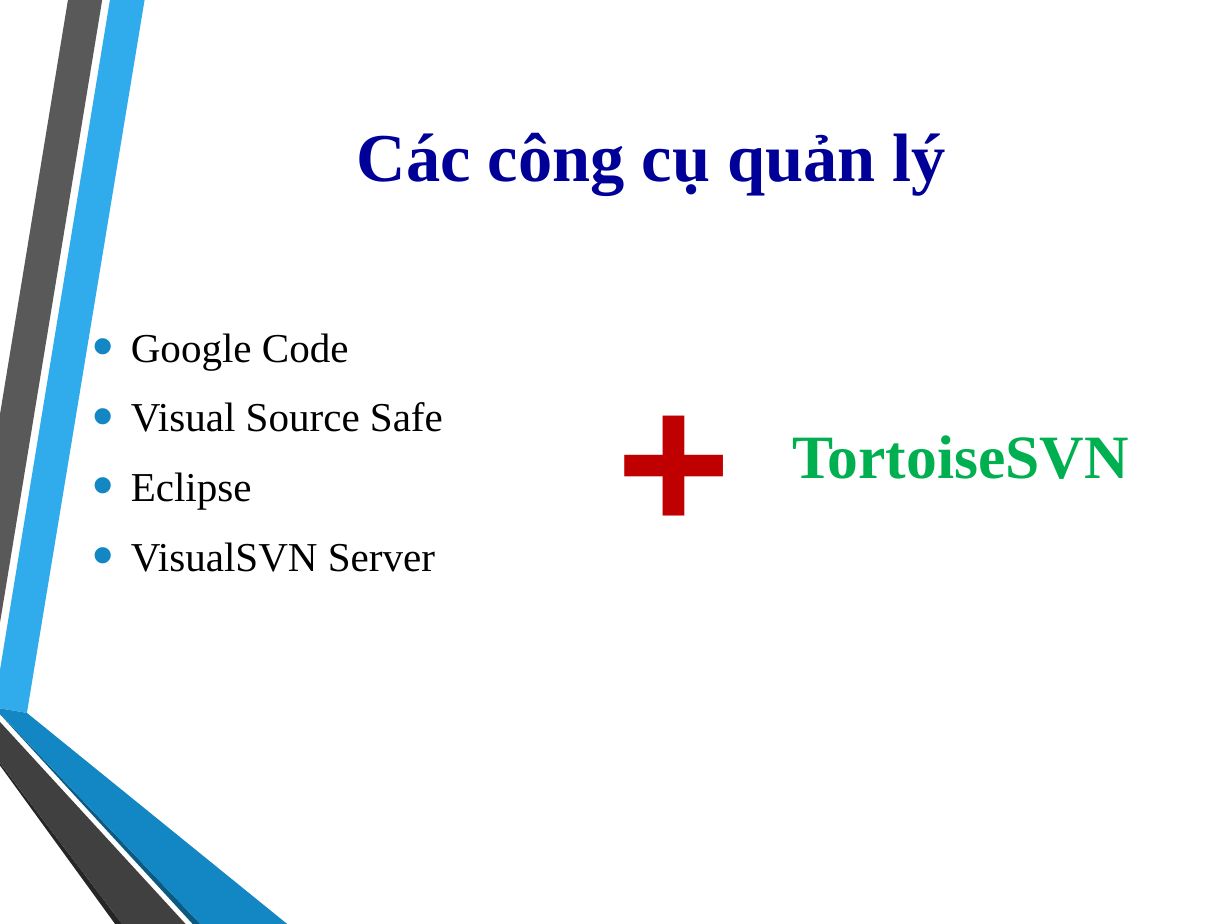
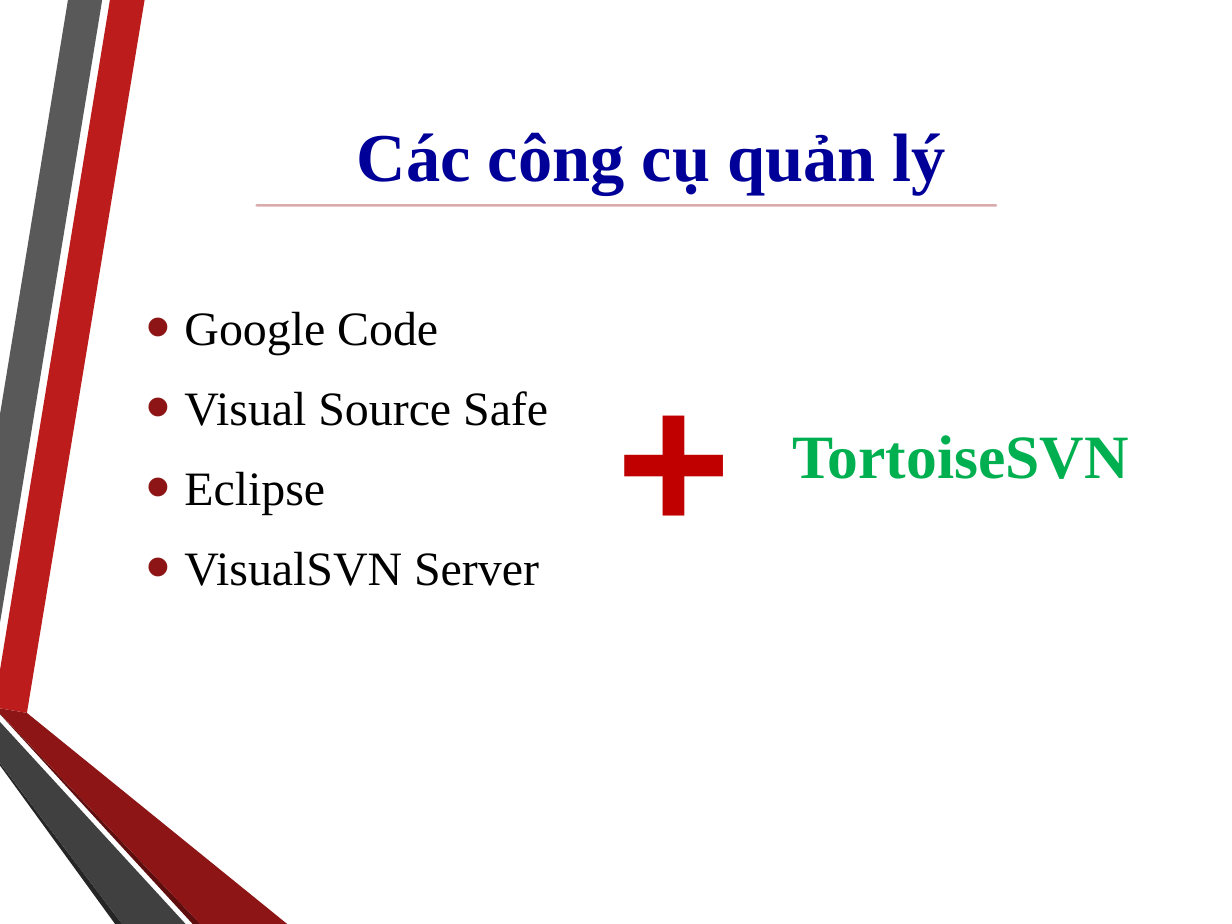
Before and after one commit to thanhphi0127/manager-configuration, a slide deck: slide 4 of doc/baitapso1/NHOM5_BAOCAO_BT1.ppt. Drawn at 1232x924 pixels with LibreOffice and Linux fonts; fonts in the diff are those of the drawing; background and template pictures are left out. Boxes give left, top, right and bottom in pixels: in the first picture for what was removed or moved away, otherwise in the second. Text is boxed around its words. In the diff, an @@ line names an element or a change of style, - is before the commit and + after.

```diff
--- a/doc/baitapso1/NHOM5_BAOCAO_BT1.ppt
+++ b/doc/baitapso1/NHOM5_BAOCAO_BT1.ppt
@@ freeform shape at [0,0,144,713]: fill #30ACEC to #BC1C1C @@
@@ line added from (256, 206) to (995, 206), #DAABAB 1.5 pt @@
@@ text "Google Code": place and size @@
-text "Google Code" at [131,333,443,572]
+text "Google Code" at [184,311,548,586]
@@ text "Google Code" at [184,311,548,586]: size 24 to 28 pt; more space between paragraphs; bullet colour #1287C3 to #8D1515 @@
@@ freeform shape at [0,713,201,924]: fill #0C5A82 to #5E0E0E @@
@@ freeform shape at [0,708,287,924]: fill #1287C3 to #8D1515 @@
```
Also in this commit, not shown: 14 other slides changed, 1 slide added, 1 other file.
